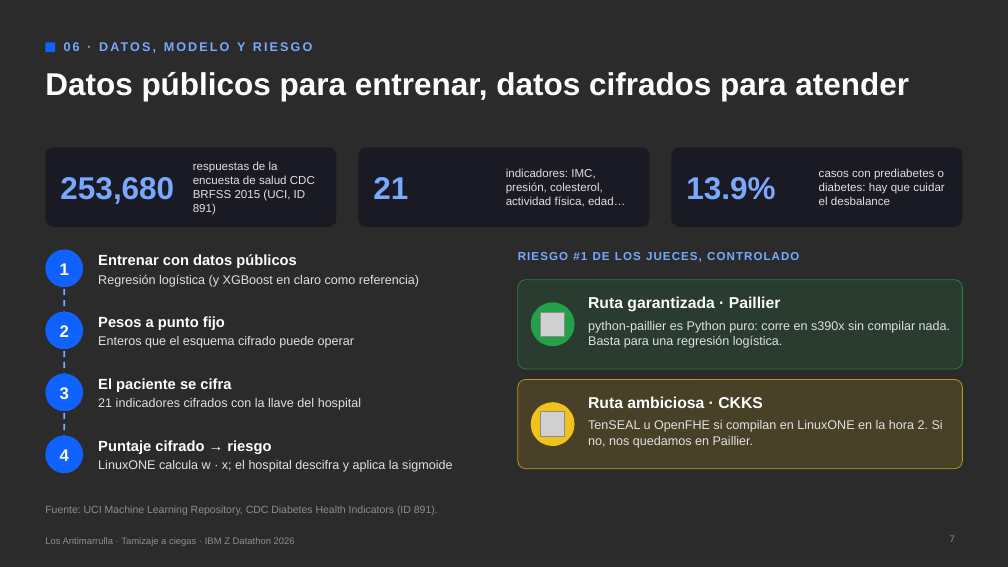
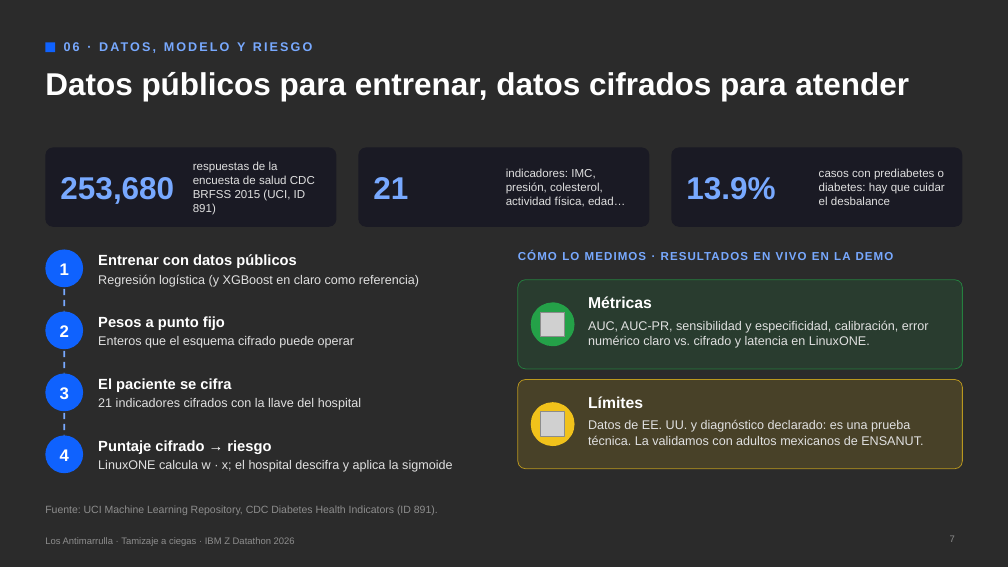
Before and after one commit to UACJ-MIAAD/antimarrulla-ibmz-datathon-2026, a slide deck: slide 7 of submission/Los_Antimarrulla_Pitch_Tamizaje.pptx. Drawn at 1008x567 pixels with LibreOffice and Linux fonts; fonts in the diff are those of the drawing; grey boxes stand for pictures; background and template pictures are left out; a plain dark background stands for a picture behind light text. Boxes give left, top, right and bottom in pixels: in the first picture for what was removed or moved away, otherwise in the second. Text is boxed around its words. In the diff, an @@ line names an element or a change of style, - is before the commit and + after.

Commit message:
audit: correcciones sin decisión (cifras, protocolo Paillier, métricas, licencias, scripts reproducibles, deck y sitio)

```diff
--- a/submission/Los_Antimarrulla_Pitch_Tamizaje.pptx
+++ b/submission/Los_Antimarrulla_Pitch_Tamizaje.pptx
@@ text at (518,252,894,260): text changed @@
-RIESGO #1 DE LOS JUECES, CONTROLADO
+CÓMO LO MEDIMOS · RESULTADOS EN VIVO EN LA DEMO
@@ text at (588,296,652,308): text changed @@
-Ruta garantizada · Paillier
+Métricas
@@ text at (588,320,929,348): text changed @@
-python-paillier es Python puro: corre en s390x sin compilar nada. Basta para una regresión logística.
+AUC, AUC-PR, sensibilidad y especificidad, calibración, error numérico claro vs. cifrado y latencia en LinuxONE.
@@ text at (588,396,643,408): text changed @@
-Ruta ambiciosa · CKKS
+Límites
@@ text at (588,420,923,445): text changed @@
-TenSEAL u OpenFHE si compilan en LinuxONE en la hora 2. Si no, nos quedamos en Paillier.
+Datos de EE. UU. y diagnóstico declarado: es una prueba técnica. La validamos con adultos mexicanos de ENSANUT.
```
Also in this commit, not shown: 2 other slides changed, 24 other files.
